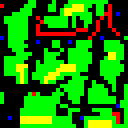
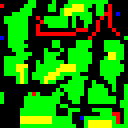
Comparing the layer stacks of the two (128, 128) images. Changes:
painted on "Shape 142" over [8, 116, 12, 120]
painted on "Shape 140" over [116, 104, 120, 108]
painted on "Shape 138" over [100, 36, 104, 40]
painted on "Shape 137" over [68, 40, 72, 44]
painted on "Shape 136" over [36, 40, 40, 44]
